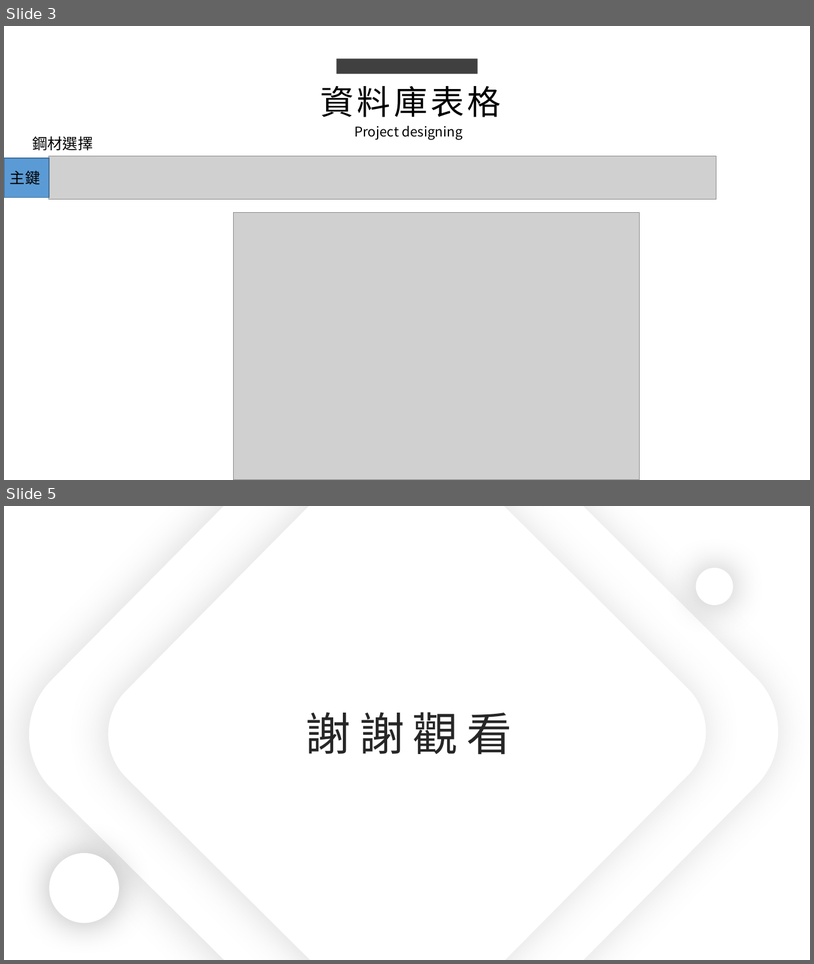
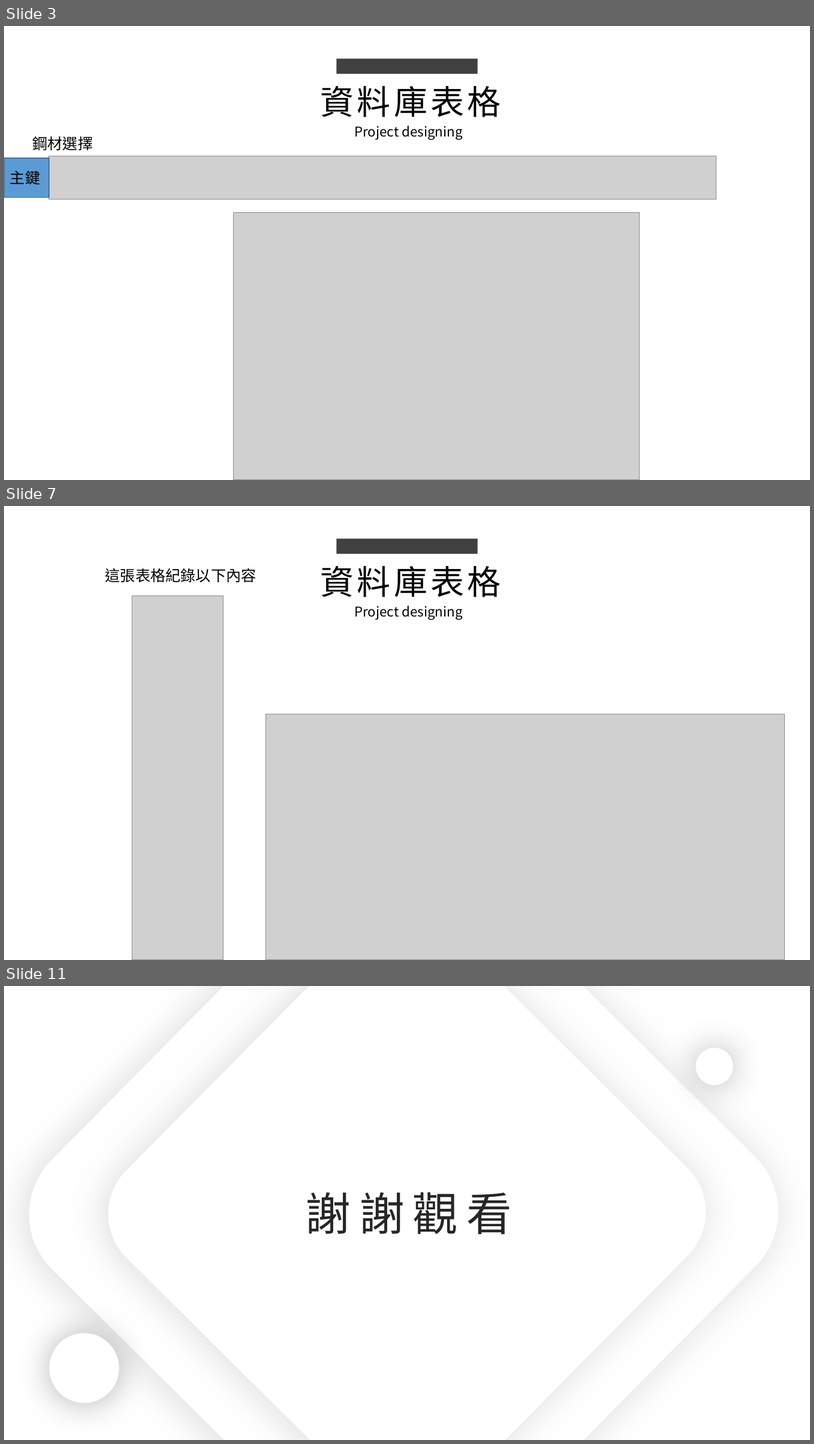
Before and after one commit to king637324/KnowledgeGreenhouseSystem, a slide deck: 工作日報_葉柏漢/2021.08/2021.08.10(加班)~2021.08.11工作日報_葉柏漢.pptx. Shown one above the other, each under a label of ours: slides 3 and 5 before the commit, slides 3, 7 and 11 after it; the slides between them are not shown. The pictures are 814x964 and 814x1444 pixels, drawn with LibreOffice and Linux fonts; fonts in the diff are those of the drawing; grey boxes stand for pictures. Boxes give left, top, right and bottom in pixels: in the first picture for what was removed or moved away, otherwise in the second. Text is boxed around its words. In the diff, an @@ line names an element or a change of style, - is before the commit and + after.

```diff
--- a/工作日報_葉柏漢/2021.08/2021.08.10(加班)~2021.08.11工作日報_葉柏漢.pptx
+++ b/工作日報_葉柏漢/2021.08/2021.08.10(加班)~2021.08.11工作日報_葉柏漢.pptx
@@ slide 7 added at (4, 506, 810, 960), background #FFFFFF @@
@@ rectangle added at (337, 538, 477, 554), fill #404040 @@
@@ text added at (105, 568, 257, 582), 18 pt, text #000000 @@
+這張表格紀錄以下內容
@@ text added at (320, 566, 501, 597), 40 pt, text #000000 @@
+資料庫表格
@@ picture added at (132, 595, 223, 960) @@
@@ text added at (354, 606, 462, 619), 16 pt, text #000000 @@
+Project designing
@@ picture added at (266, 714, 785, 960) @@
@@ what was slide 5 is now slide 11 @@
```
Also in this commit, not shown: 2 slides changed, 5 other slides added, 1 other file.
